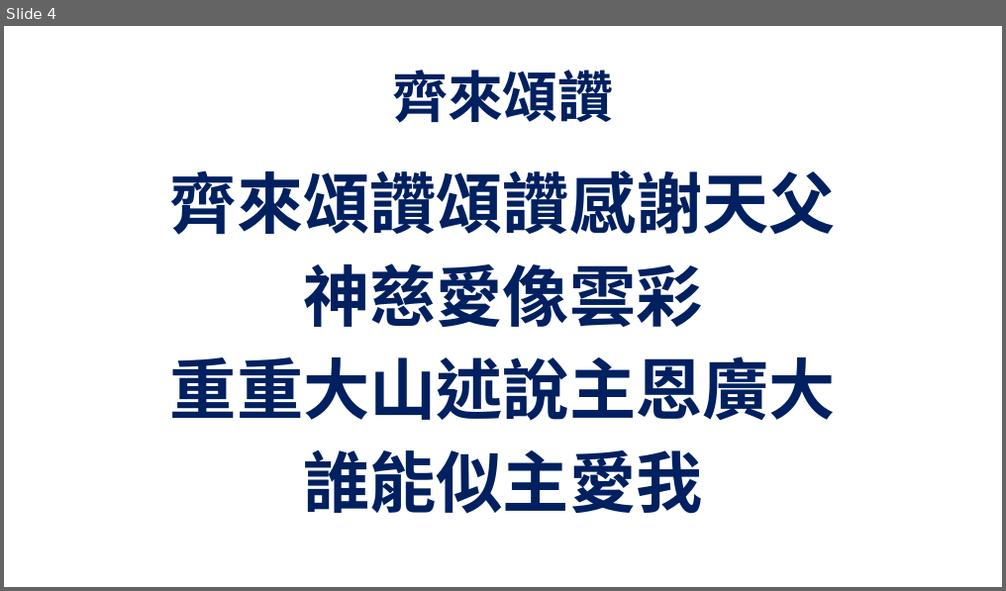
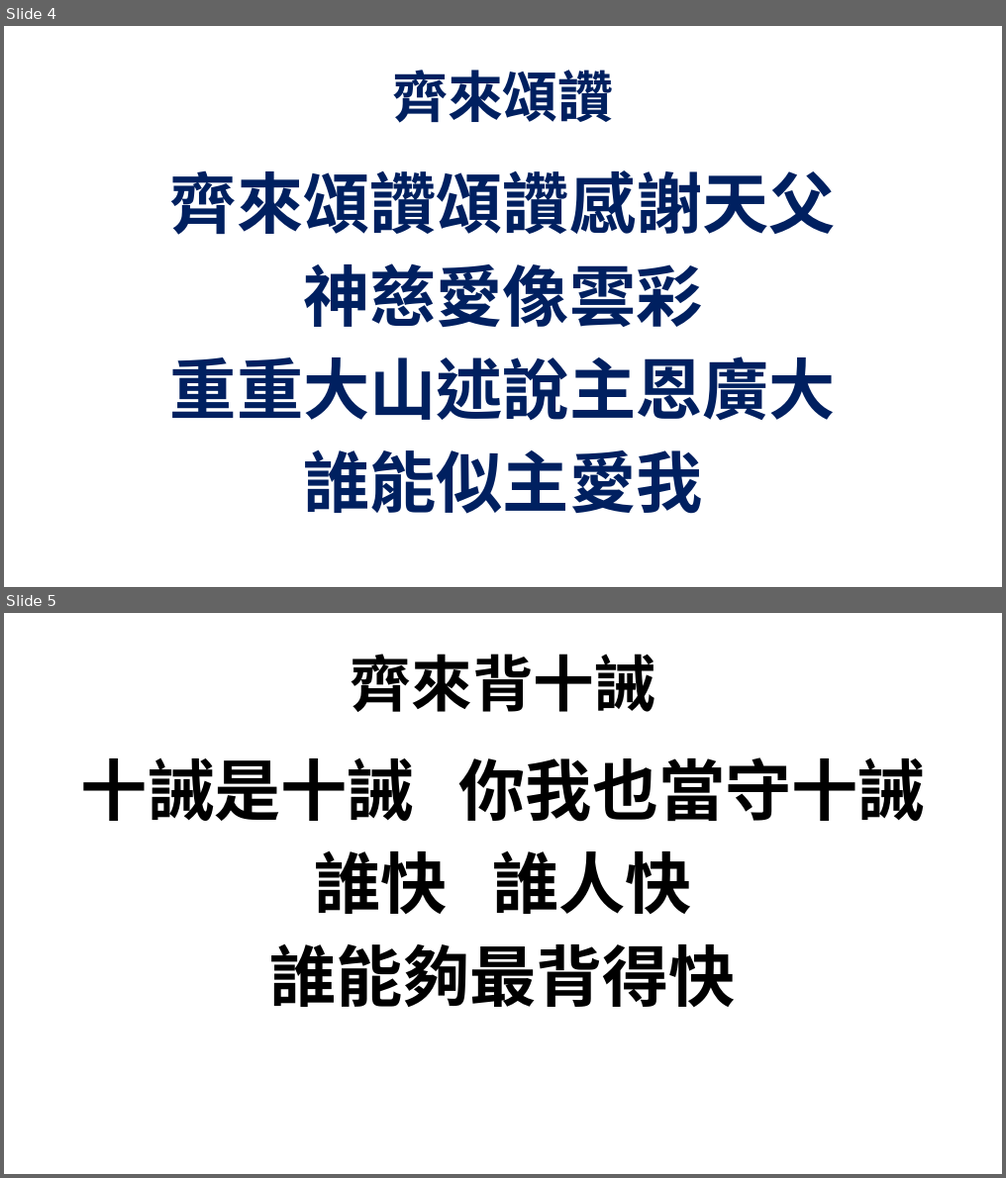
Before and after one commit to batisuoc/bible-school, a slide deck: 2019/9月.pptx. Shown one above the other, each under a label of ours: slide 4 before the commit, slides 4 and 5 after it. The pictures are 1006x591 and 1006x1178 pixels, drawn with LibreOffice and Linux fonts; fonts in the diff are those of the drawing; background and template pictures are left out. Boxes give left, top, right and bottom in pixels: in the first picture for what was removed or moved away, otherwise in the second. Text is boxed around its words. In the diff, an @@ line names an element or a change of style, - is before the commit and + after.

```diff
--- a/2019/9月.pptx
+++ b/2019/9月.pptx
@@ slide 5 added at (4, 613, 1002, 1174), background picture (left out) @@
@@ title added at (350, 654, 655, 712), 44 pt, text #000000, bold @@
+齊來背十誡
@@ text added at (81, 758, 925, 1007), 48 pt, text #000000, bold @@
+十誡是十誡 你我也當守十誡
+誰快 誰人快
+誰能夠最背得快
```
Also in this commit, not shown: 2 slides changed, 5 other slides added.
